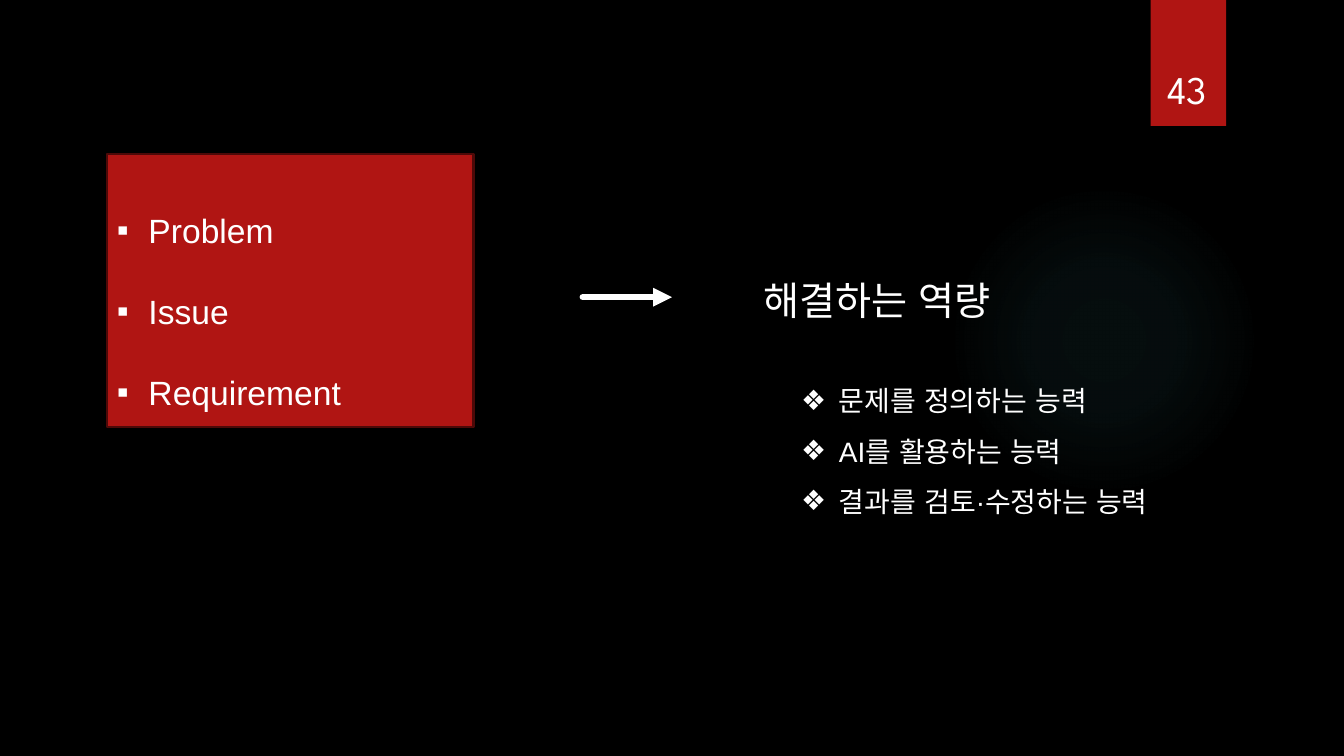
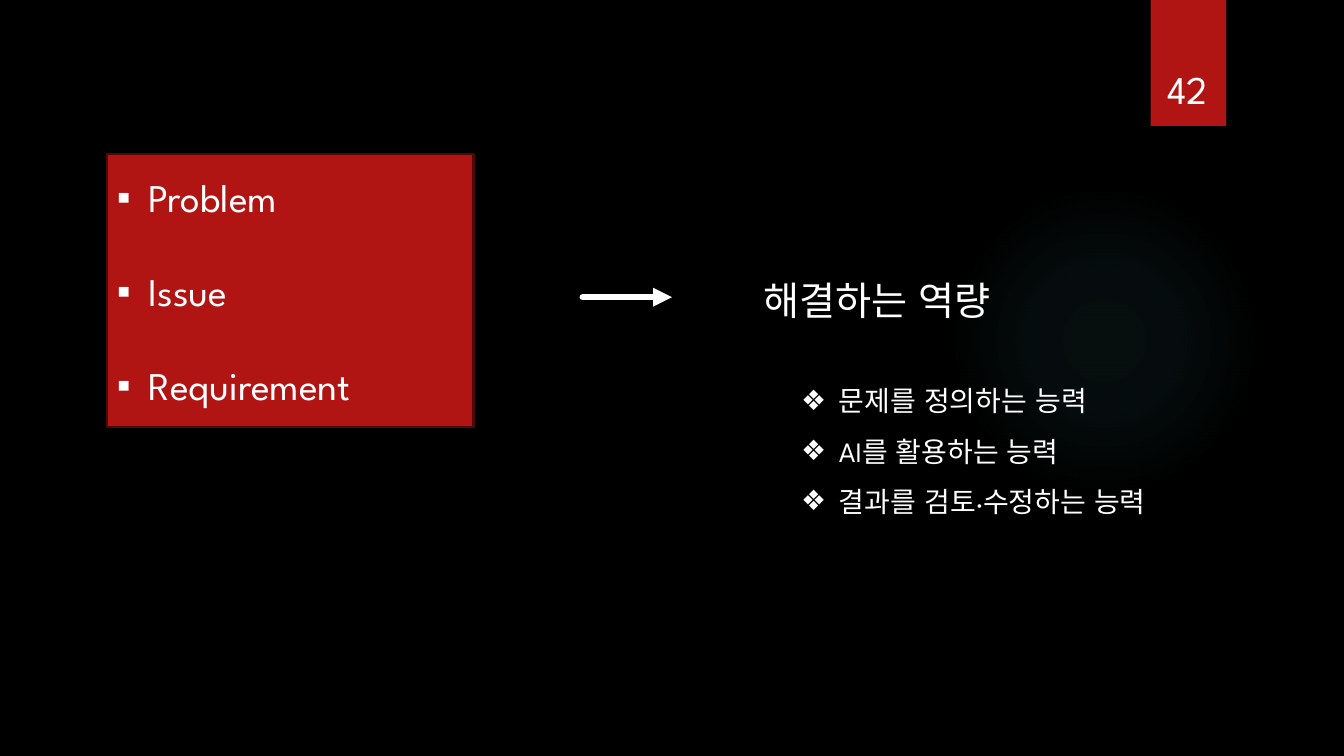
Before and after one commit to ancestor9/Introduction-to-BigData-Analysis, a slide deck: slide 42 of AI 역량강화.pptx (slide 43 before the commit). Drawn at 1344x756 pixels with LibreOffice and Linux fonts; fonts in the diff are those of the drawing; background and template pictures are left out. Boxes give left, top, right and bottom in pixels: in the first picture for what was removed or moved away, otherwise in the second. Text is boxed around its words. In the diff, an @@ line names an element or a change of style, - is before the commit and + after.

```diff
--- a/AI 역량강화.pptx
+++ b/AI 역량강화.pptx
@@ page number at bbox=[1167, 77, 1207, 104]: text changed @@
-43
+42
@@ rectangle "Problem" at bbox=[107, 154, 474, 427]: size 24 to 28 pt, font Arial to League Spartan; line spacing 2 to 1 @@
@@ text "문제를 정의하는 능력" at bbox=[839, 387, 1146, 515]: font Arial to League Spartan @@
```
Also in this commit, not shown: 37 other slides changed, 6 slides added, 1 slide removed, 1 other file.
